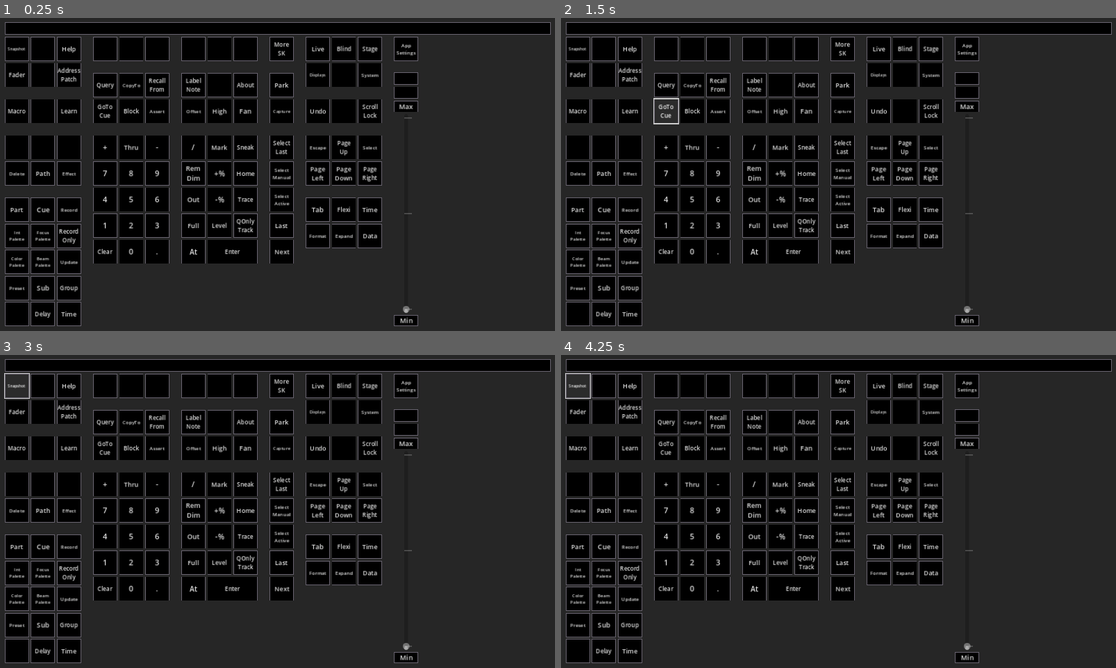
Above: before the commit, frames 1-4 (two rows, left to right).
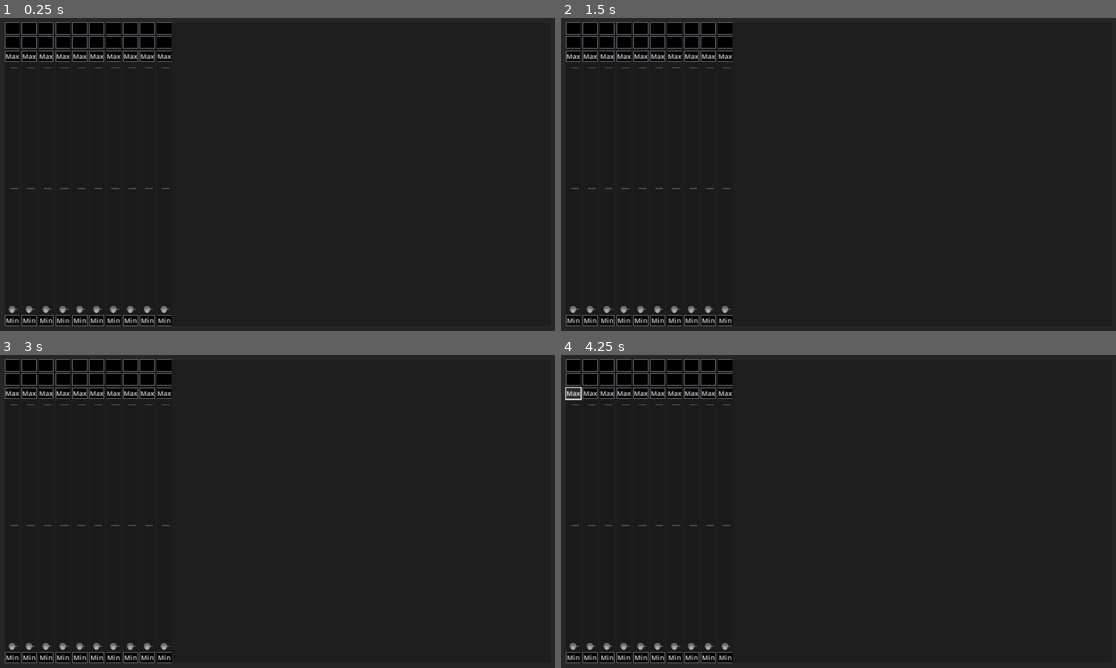
Above: after the commit, the same moments.

Repository: CoffeeCoder1/etc-eos-remote
Game: Godot game, scene res://scenes/main/main.tscn
Two runs of this game, one before a commit and one after it. Both use one fixed random seed, a clock stepped at 60 frames per second and the inputs below.
Inputs (mouse positions are in pixels of both pictures, inside the frame that each line leads up to):
- Up to frame 1 (0.25 s): no input
- Up to frame 2 (1.5 s): click (716, 252) at 0.5 s, where only the run before the commit has a clickable "."; click (666, 111) at 1.25 s, where only the run before the commit has a clickable "GoTo Cue"
- Up to frame 3 (3 s): click (105, 448) at 2 s, where only the run before the commit has a clickable "GoTo Cue"; click (16, 386) at 2.75 s, where only the run before the commit has a clickable "Snapshot"
- Up to frame 4 (4.25 s): click (572, 392) at 3.5 s, where only the run after the commit has a clickable "Max"

The runs differ from the first frame. In frame 1, 38% of the frame differs, in the area x 0-100%, y 1-99%; in frame 2, 38%; in frame 3, 38%; in frame 4, 38%.

Commit message:
Add a panel for wheels Also fixes some wheel stuff that was breaking multi-wheel functionality.

Diff:
--- a/scenes/elements/wheel/wheel.gd
+++ b/scenes/elements/wheel/wheel.gd
@@ -1,7 +1,7 @@
 class_name Wheel extends Control
 
 @export var wheel_index: int = 1
-@export var send_address: String = "/switch/level"
+@export var send_address: String = "/active/switch"
 @export var recieve_address: String = "/eos/out/active/wheel"
 
 var osc_element: OSCElement
@@ -12,7 +12,7 @@
 	osc_element = OSCElement.new()
 	add_child(osc_element)
 
-	osc_element.send_address = send_address
+	osc_element.send_address = send_address + "/" + str(wheel_index)
 	osc_element.global_feedback = true
 	osc_element.recieve_address = recieve_address + "/" + str(wheel_index)
 	osc_element.feedback_recieved.connect(_on_osc_feedback)
--- a/scenes/elements/wheel/wheel.tscn
+++ b/scenes/elements/wheel/wheel.tscn
@@ -4,21 +4,14 @@
 [ext_resource type="Script" path="res://scenes/elements/wheel/wheel_box.gd" id="2_4k3ov"]
 [ext_resource type="Script" path="res://scenes/messages/osc_key.gd" id="2_vuptc"]
 
-[node name="Wheel" type="Control"]
-layout_mode = 3
-anchors_preset = 0
-offset_right = 16.0
-offset_bottom = 8.0
+[node name="Wheel" type="PanelContainer"]
+offset_right = 37.0
+offset_bottom = 118.0
 size_flags_vertical = 3
 script = ExtResource("1_7dxjw")
 
 [node name="VBoxContainer" type="VBoxContainer" parent="."]
-layout_mode = 1
-anchors_preset = 15
-anchor_right = 1.0
-anchor_bottom = 1.0
-grow_horizontal = 2
-grow_vertical = 2
+layout_mode = 2
 
 [node name="Label" type="Label" parent="VBoxContainer"]
 layout_mode = 2
--- a/scenes/main/main.tscn
+++ b/scenes/main/main.tscn
@@ -1,7 +1,8 @@
-[gd_scene load_steps=14 format=3 uid="uid://b1p8ak2bb83bq"]
+[gd_scene load_steps=15 format=3 uid="uid://b1p8ak2bb83bq"]
 
 [ext_resource type="Script" path="res://scenes/main/panel_container.gd" id="1_ltf1v"]
 [ext_resource type="PackedScene" uid="uid://cv50y2jxdoasn" path="res://scenes/panels/settings/settings.tscn" id="2_w362o"]
+[ext_resource type="PackedScene" uid="uid://5rbtyjxu8hl4" path="res://scenes/panels/wheels/wheels.tscn" id="4_jlbm2"]
 [ext_resource type="PackedScene" uid="uid://lowydp6qwkqd" path="res://scenes/panels/keypad/keypad.tscn" id="5_j6y4i"]
 [ext_resource type="Script" path="res://addons/godOSC/scripts/OSCClientTCP.gd" id="10_iei1a"]
 [ext_resource type="Script" path="res://scenes/messages/osc_user.gd" id="11_3aw7r"]
@@ -116,11 +117,14 @@
 theme_override_constants/margin_bottom = 10
 
 [node name="Keypad" parent="PanelContainer/MarginContainer" instance=ExtResource("5_j6y4i")]
-visible = true
+visible = false
 layout_mode = 2
 
 [node name="SettingsContainer" parent="PanelContainer/MarginContainer" instance=ExtResource("2_w362o")]
 visible = false
+layout_mode = 2
+
+[node name="Wheels" parent="PanelContainer/MarginContainer" instance=ExtResource("4_jlbm2")]
 layout_mode = 2
 
 [node name="OSCClientTCP" type="Node" parent="."]
--- a/scenes/panels/keypad/keypad.tscn
+++ b/scenes/panels/keypad/keypad.tscn
@@ -10,7 +10,6 @@
 [sub_resource type="StyleBoxEmpty" id="StyleBoxEmpty_h4bam"]
 
 [node name="Keypad" type="PanelContainer"]
-visible = false
 theme_override_styles/panel = SubResource("StyleBoxEmpty_h4bam")
 script = ExtResource("1_pg0ae")
 
@@ -1050,7 +1049,7 @@
 text = "App
 Settings"
 
-[node name="Wheel" parent="VBoxContainer/HBoxContainer/VBoxContainer6" instance=ExtResource("6_66y7a")]
+[node name="Wheel" parent="VBoxContainer/HBoxContainer" instance=ExtResource("6_66y7a")]
 layout_mode = 2
 
 [connection signal="pressed" from="VBoxContainer/HBoxContainer/VBoxContainer6/SettingsButton" to="." method="_on_settings_button_pressed"]
--- /dev/null
+++ b/scenes/panels/wheels/wheels.tscn
@@ -0,0 +1,47 @@
+[gd_scene load_steps=2 format=3 uid="uid://5rbtyjxu8hl4"]
+
+[ext_resource type="PackedScene" uid="uid://cy73ew523w6b4" path="res://scenes/elements/wheel/wheel.tscn" id="1_8ef50"]
+
+[node name="Wheels" type="PanelContainer"]
+
+[node name="HBoxContainer" type="HBoxContainer" parent="."]
+layout_mode = 2
+
+[node name="Wheel1" parent="HBoxContainer" instance=ExtResource("1_8ef50")]
+layout_mode = 2
+
+[node name="Wheel2" parent="HBoxContainer" instance=ExtResource("1_8ef50")]
+layout_mode = 2
+wheel_index = 2
+
+[node name="Wheel3" parent="HBoxContainer" instance=ExtResource("1_8ef50")]
+layout_mode = 2
+wheel_index = 3
+
+[node name="Wheel4" parent="HBoxContainer" instance=ExtResource("1_8ef50")]
+layout_mode = 2
+wheel_index = 4
+
+[node name="Wheel5" parent="HBoxContainer" instance=ExtResource("1_8ef50")]
+layout_mode = 2
+wheel_index = 5
+
+[node name="Wheel6" parent="HBoxContainer" instance=ExtResource("1_8ef50")]
+layout_mode = 2
+wheel_index = 6
+
+[node name="Wheel7" parent="HBoxContainer" instance=ExtResource("1_8ef50")]
+layout_mode = 2
+wheel_index = 7
+
+[node name="Wheel8" parent="HBoxContainer" instance=ExtResource("1_8ef50")]
+layout_mode = 2
+wheel_index = 8
+
+[node name="Wheel9" parent="HBoxContainer" instance=ExtResource("1_8ef50")]
+layout_mode = 2
+wheel_index = 9
+
+[node name="Wheel10" parent="HBoxContainer" instance=ExtResource("1_8ef50")]
+layout_mode = 2
+wheel_index = 10
